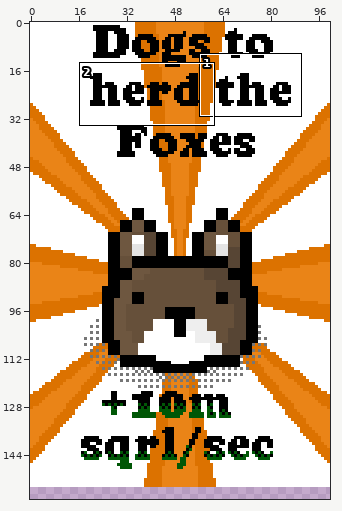
Two states of a pixel-art file, sqrlart/ads/Sprite-dogstoherdfoxes.aseprite. Above, an overview of the earlier version with the close-up marked.
Close-up. Old version:
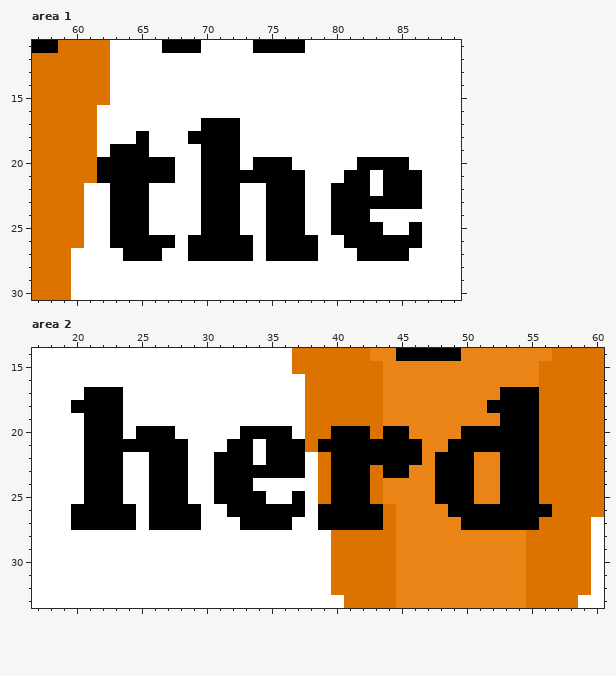
100x175 pixels, 1 frame. Shown: area 1: x 57..89, y 11..30; area 2: x 17..60, y 14..33. The wide view leaves out empty margins. The commit also changed other parts of the picture, which this record leaves out.
After the commit:
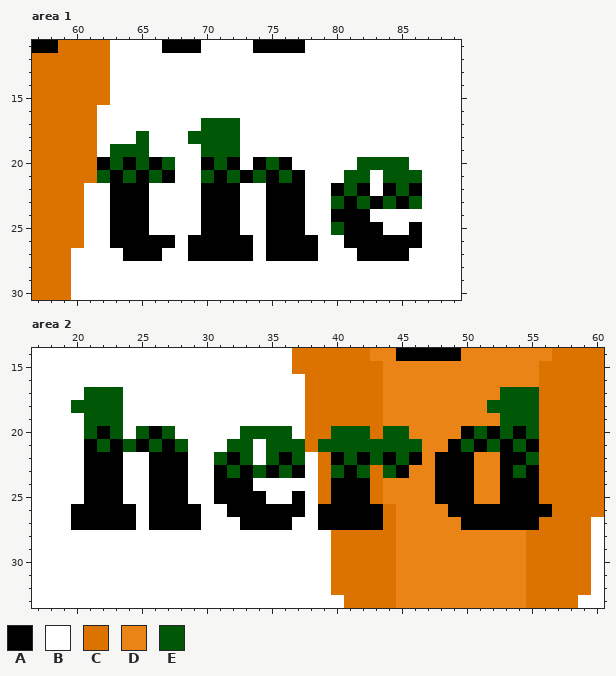
Palette (. is transparent): A #000000  B #ffffff  C #dc7200  D #ea8417  E #005706
From old to new:
Area 1, layer "Layer 6":
y 17: x 70..72 AAA -> EEE
y 18: x 65 A -> E; x 69..72 AAAA -> EEEE
y 19: x 63..65 AAA -> EEE; x 70..72 AAA -> EEE
y 20: x 63 A -> E; x 65 A -> E; x 67 A -> E; x 71 A -> E; x 75 A -> E; x 82..85 AAAA -> EEEE
y 21: x 62 A -> E; x 64 A -> E; x 66 A -> E; x 70 A -> E; x 72 A -> E; x 74 A -> E; x 76 A -> E; x 81..82 AA -> EE; x 84..86 AAA -> EEE
y 22: x 81 A -> E; x 85 A -> E
y 23: x 80 A -> E; x 82 A -> E; x 84 A -> E; x 86 A -> E
y 25: x 80 A -> E
Area 2, layer "Layer 6":
y 17: x 21..23 AAA -> EEE; x 53..55 AAA -> EEE
y 18: x 20..23 AAAA -> EEEE; x 52..55 AAAA -> EEEE
y 19: x 21..23 AAA -> EEE; x 53..55 AAA -> EEE
y 20: x 21 A -> E; x 23 A -> E; x 25 A -> E; x 27 A -> E; x 33..36 AAAA -> EEEE; x 40..42 AAA -> EEE; x 44..45 AA -> EE; x 51 A -> E; x 53 A -> E; x 55 A -> E
y 21: x 22 A -> E; x 24 A -> E; x 26 A -> E; x 28 A -> E; x 32..33 AA -> EE; x 35..37 AAA -> EEE; x 39..46 AAAAAAAA -> EEEEEEEE; x 50 A -> E; x 52 A -> E; x 54 A -> E
y 22: x 31 A -> E; x 33 A -> E; x 35 A -> E; x 37 A -> E; x 41 A -> E; x 43 A -> E; x 45 A -> E; x 55 A -> E
y 23: x 32 A -> E; x 34 A -> E; x 36 A -> E; x 40 A -> E; x 42 A -> E; x 44 A -> E; x 54 A -> E
Boxes around the changes in both close-ups, in picture pixels (x1, y1, x2, y2):
changed: (97, 118, 422, 235)
changed: (71, 387, 422, 478)
changed: (461, 387, 539, 478)
